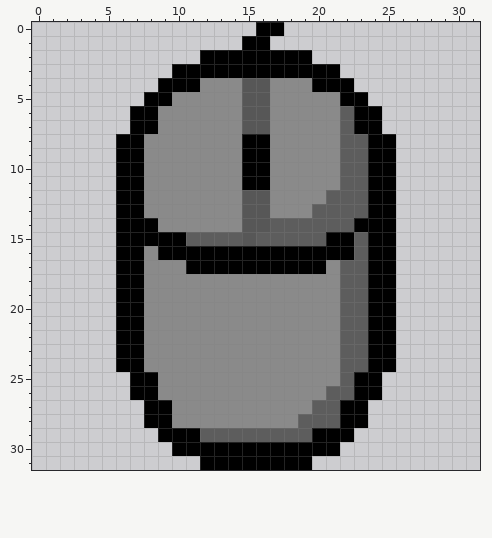
A pixel-art sprite gets an edit: Assets/Sprites/Game/UI/Controls/Mouse.png. The picture above was drawn from the file before the commit.
The file is 32x32 pixels. Colours within 5 levels of each other are drawn and written as one.
New version:
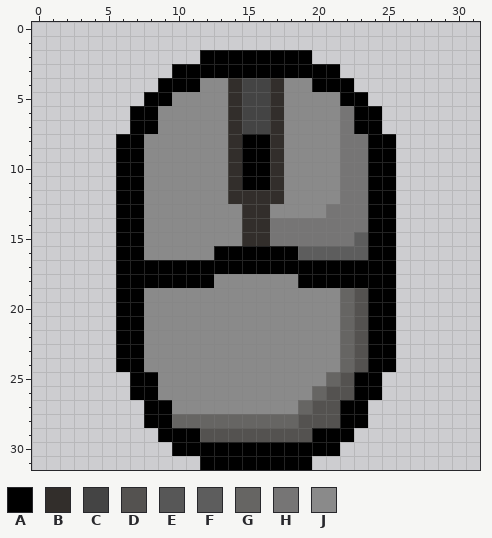
Palette (. is transparent): A #000000  B #322e2b  C #444444  D #545250  E #575757  F #5d5d5d  G #666563  H #767575  J #8a8a8a
The exact change:
@@ x 6..25 @@
- 0 ..........AA........
- 1 .........AA.........
+ 0 ....................
+ 1 ....................
  2 ......AAAAAAAA......
  3 ....AAAAAAAAAAAA....
- 4 ...AAAJJJEEJJJAAA...
- 5 ..AAJJJJJEEJJJJJAA..
- 6 .AAJJJJJJEEJJJJJFAA.
- 7 .AAJJJJJJEEJJJJJFAA.
- 8 AAJJJJJJJAAJJJJJFFAA
- 9 AAJJJJJJJAAJJJJJFFAA
-10 AAJJJJJJJAAJJJJJFFAA
-11 AAJJJJJJJAAJJJJJFFAA
-12 AAJJJJJJJEEJJJJFFFAA
-13 AAJJJJJJJEEJJJFFFFAA
-14 AAAJJJJJJEEFFFFFFAAA
-15 AAAAAFFFFEFFFFFAAFAA
-16 AAJAAAAAAAAAAAAAAFAA
-17 AAJJJAAAAAAAAAAJFFAA
-18 AAJJJJJJJJJJJJJJFFAA
-19 AAJJJJJJJJJJJJJJFFAA
-20 AAJJJJJJJJJJJJJJFFAA
-21 AAJJJJJJJJJJJJJJFFAA
-22 AAJJJJJJJJJJJJJJFFAA
-23 AAJJJJJJJJJJJJJJFFAA
-24 AAJJJJJJJJJJJJJJFFAA
-25 .AAJJJJJJJJJJJJJFAA.
-26 .AAJJJJJJJJJJJJFFAA.
-27 ..AAJJJJJJJJJJFFAA..
-28 ..AAJJJJJJJJJFFFAA..
-29 ...AAAFFFFFFFFAAA...
+ 4 ...AAAJJBCCBJJAAA...
+ 5 ..AAJJJJBCCBJJJJAA..
+ 6 .AAJJJJJBCCBJJJJHAA.
+ 7 .AAJJJJJBCCBJJJJHAA.
+ 8 AAJJJJJJBAABJJJJHHAA
+ 9 AAJJJJJJBAABJJJJHHAA
+10 AAJJJJJJBAABJJJJHHAA
+11 AAJJJJJJBAABJJJJHHAA
+12 AAJJJJJJBBBBJJJJHHAA
+13 AAJJJJJJJBBJJJJHHHAA
+14 AAJJJJJJJBBHHHHHHHAA
+15 AAJJJJJJJBBHHHHHHFAA
+16 AAJJJJJAAAAAAFFFFFAA
+17 AAAAAAAAAAAAAAAAAAAA
+18 AAAAAAAJJJJJJAAAAAAA
+19 AAJJJJJJJJJJJJJJGDAA
+20 AAJJJJJJJJJJJJJJGDAA
+21 AAJJJJJJJJJJJJJJGDAA
+22 AAJJJJJJJJJJJJJJGDAA
+23 AAJJJJJJJJJJJJJJGDAA
+24 AAJJJJJJJJJJJJJJGDAA
+25 .AAJJJJJJJJJJJJGDAA.
+26 .AAJJJJJJJJJJJGDDAA.
+27 ..AAJJJJJJJJJGDDAA..
+28 ..AAGGGGGGGGGDDDAA..
+29 ...AAADDDDDDDDAAA...
 30 ....AAAAAAAAAAAA....
Boxes around the changes in both pictures, in picture pixels (x1, y1, x2, y2):
changed: (144, 22, 368, 442)
